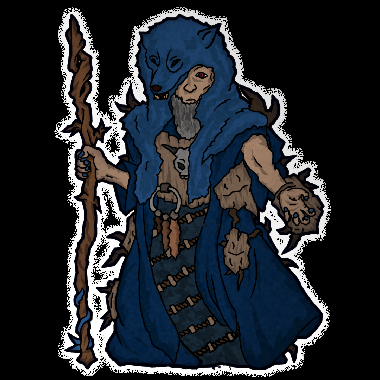
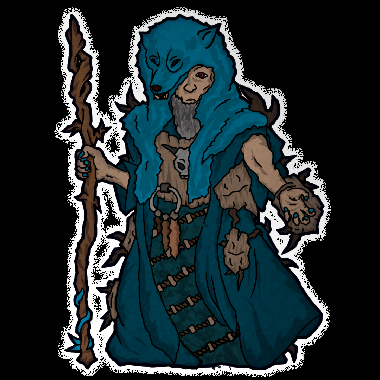
Revision of a layered 380px x 380px image; what changed, layer by layer:
hid "clan color copy 2" over [70, 17, 320, 370]
added layer "clan color copy" in group "color" over [70, 17, 320, 370]
